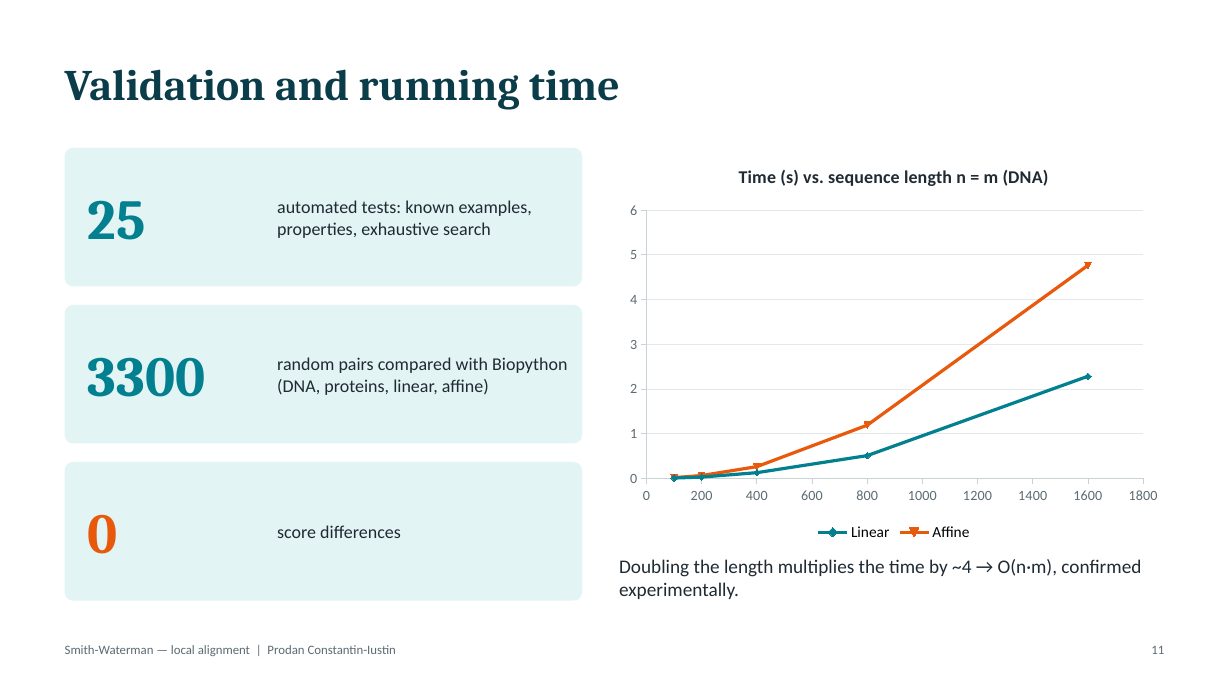
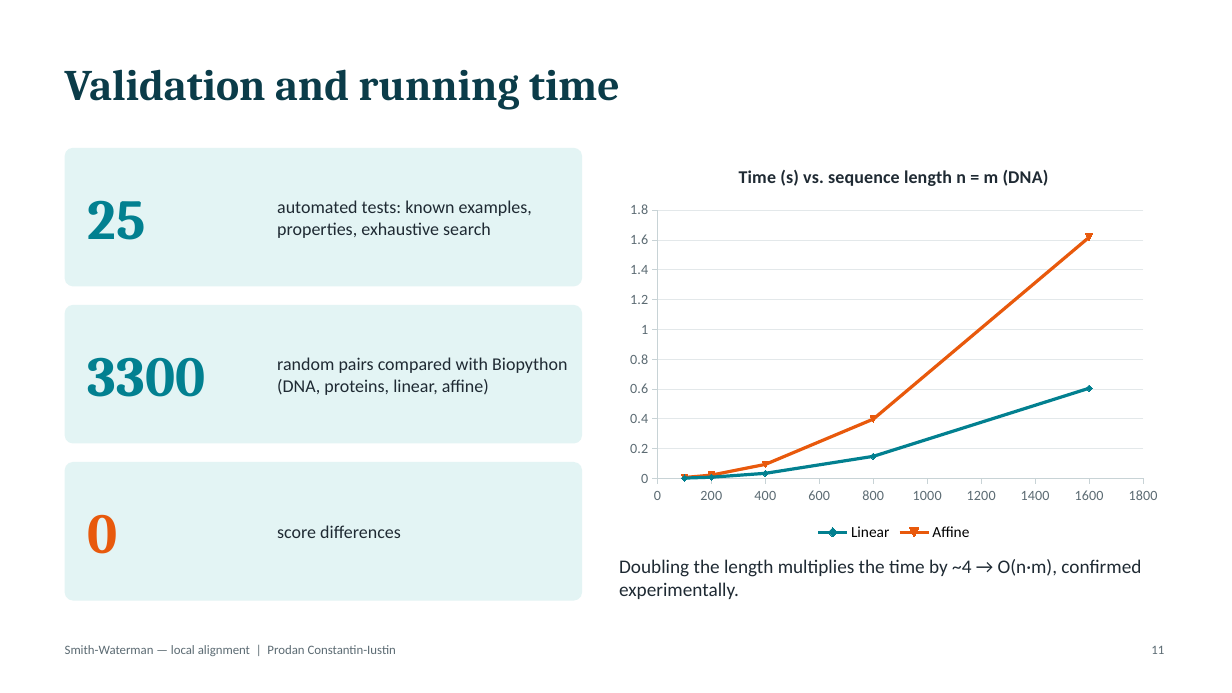
Before and after one commit to YUStulinu/Smith-Waterman_Algorithm, a slide deck: slide 11 of docs/Presentation_Smith-Waterman.pptx. Drawn at 1232x693 pixels with LibreOffice and Linux fonts; fonts in the diff are those of the drawing. Boxes give left, top, right and bottom in pixels: in the first picture for what was removed or moved away, otherwise in the second. Text is boxed around its words. In the diff, an @@ line names an element or a change of style, - is before the commit and + after.

```diff
--- a/docs/Presentation_Smith-Waterman.pptx
+++ b/docs/Presentation_Smith-Waterman.pptx
@@ scatter lines chart at [619, 148, 1169, 545] @@
-Linear: (100, 0), (200, 0), (400, 0.1), (800, 0.5), (1600, 2.3)
+Linear: (100, 0), (200, 0.01), (400, 0.03), (800, 0.15), (1600, 0.6)
-Affine: (100, 0), (200, 0.1), (400, 0.3), (800, 1.2), (1600, 4.8)
+Affine: (100, 0.01), (200, 0.02), (400, 0.09), (800, 0.4), (1600, 1.62)
```
Also in this commit, not shown: 7 other files.
